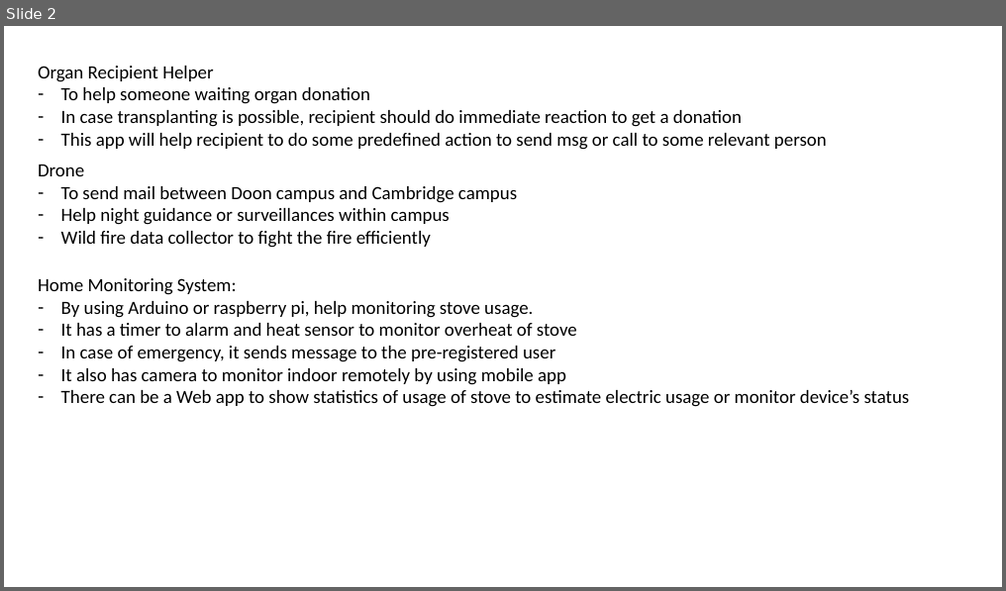
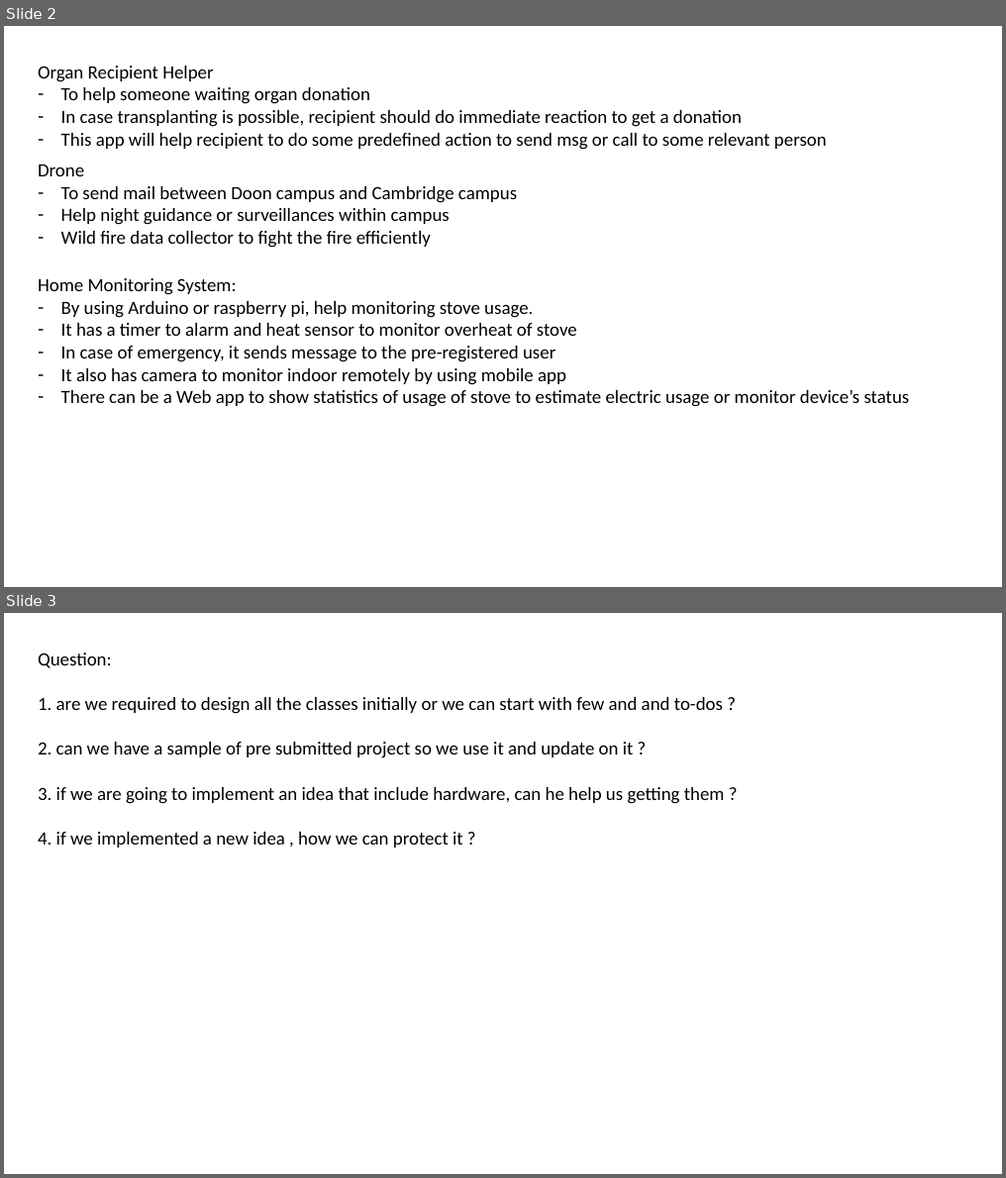
Before and after one commit to HassanNahhal/capstone, a slide deck: doc/CapstoneProejct.pptx. Shown one above the other, each under a label of ours: slide 2 before the commit, slides 2 and 3 after it. The pictures are 1006x591 and 1006x1178 pixels, drawn with LibreOffice and Linux fonts; fonts in the diff are those of the drawing. Boxes give left, top, right and bottom in pixels: in the first picture for what was removed or moved away, otherwise in the second. Text is boxed around its words. In the diff, an @@ line names an element or a change of style, - is before the commit and + after.

Commit message:
Add question

```diff
--- a/doc/CapstoneProejct.pptx
+++ b/doc/CapstoneProejct.pptx
@@ slide 3 added at [4, 613, 1002, 1174], background #FFFFFF @@
@@ text added at [38, 653, 725, 848], 18 pt, text #000000 @@
+Question:
+1. are we required to design all the classes initially or we can start with few and and to-dos ?
+2. can we have a sample of pre submitted project so we use it and update on it ?
+3. if we are going to implement an idea that include hardware, can he help us getting them ?
+4. if we implemented a new idea , how we can protect it ?
```
